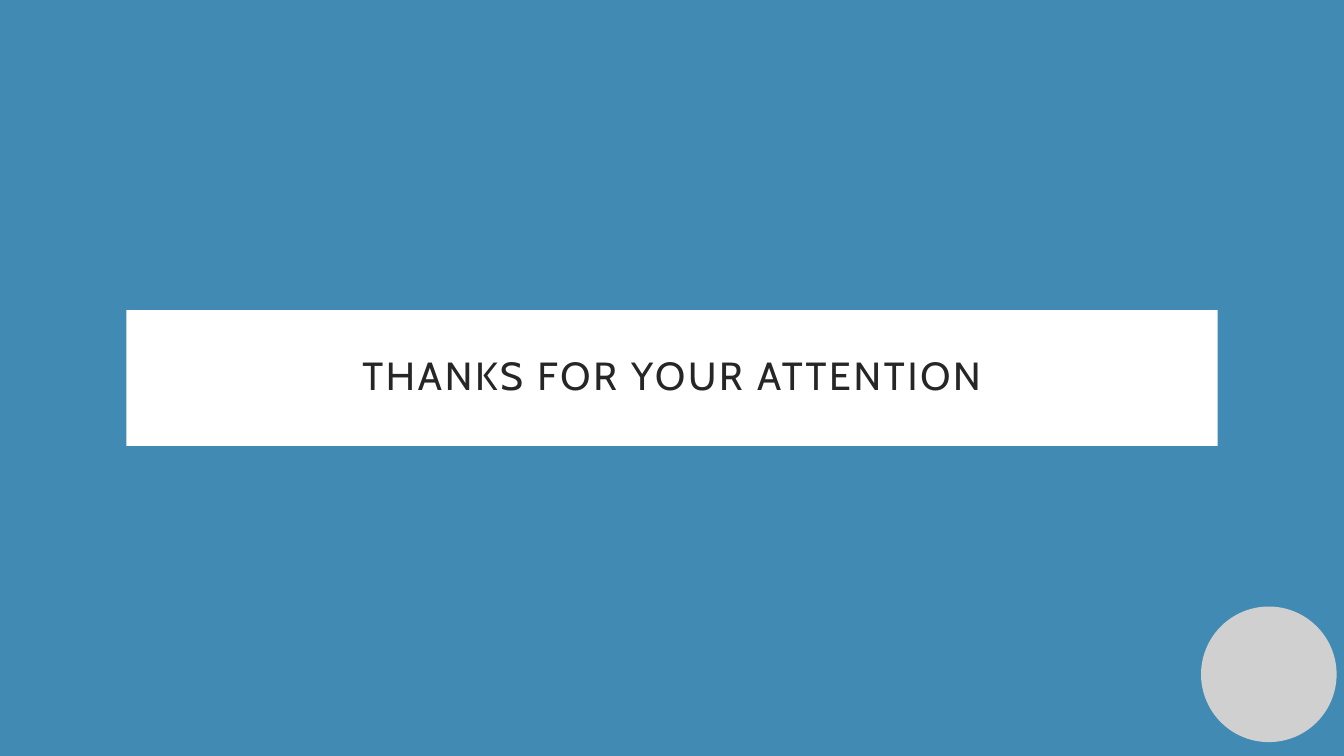
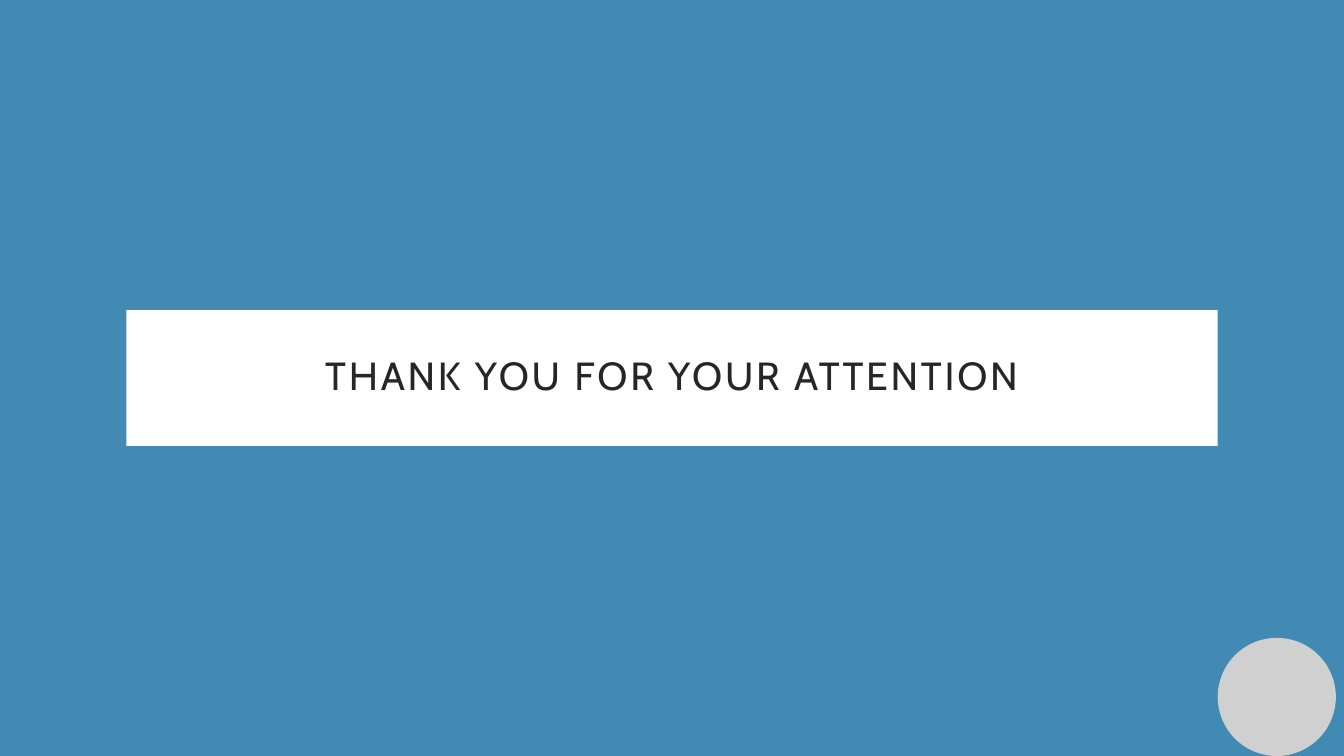
Before and after one commit to manuelsalamino/SoftwareEngineering2-Project, a slide deck: slide 17 of Presentazione standard3.pptx. Drawn at 1344x756 pixels with LibreOffice and Linux fonts; fonts in the diff are those of the drawing; grey boxes stand for pictures; background and template pictures are left out. Boxes give left, top, right and bottom in pixels: in the first picture for what was removed or moved away, otherwise in the second. Text is boxed around its words. In the diff, an @@ line names an element or a change of style, - is before the commit and + after.

```diff
--- a/Presentazione standard3.pptx
+++ b/Presentazione standard3.pptx
@@ text in rectangle at (325,362,1018,391): text changed @@
-THANKS FOR YOUR ATTENTION
+THANK YOU FOR YOUR ATTENTION
@@ picture: place and size @@
-picture at (1202,607,1338,743)
+picture at (1218,638,1336,756)
```
Also in this commit, not shown: 15 other slides changed.
